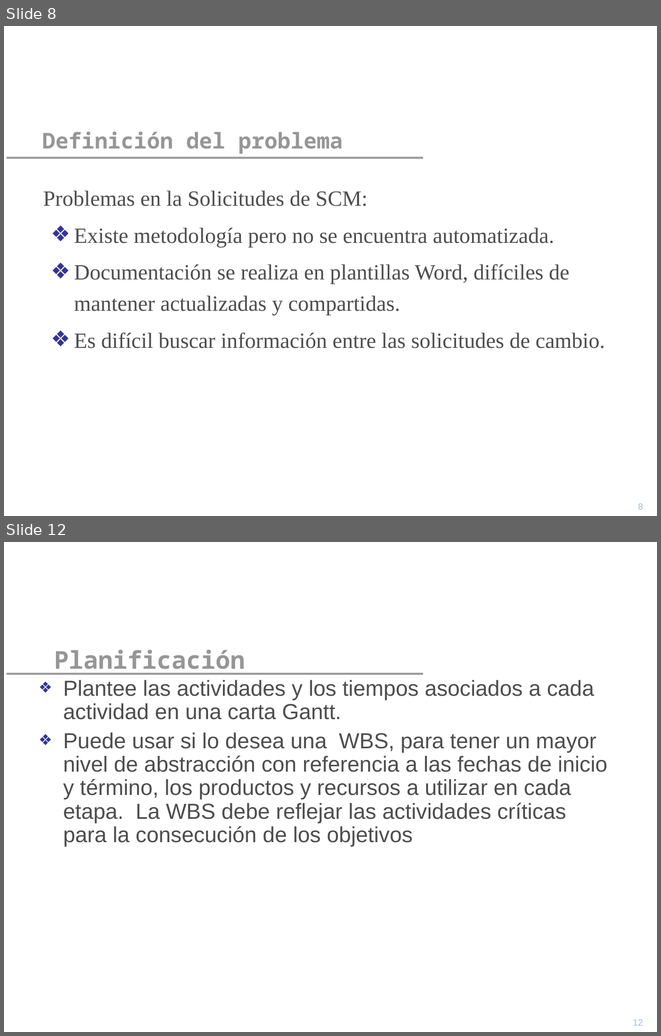
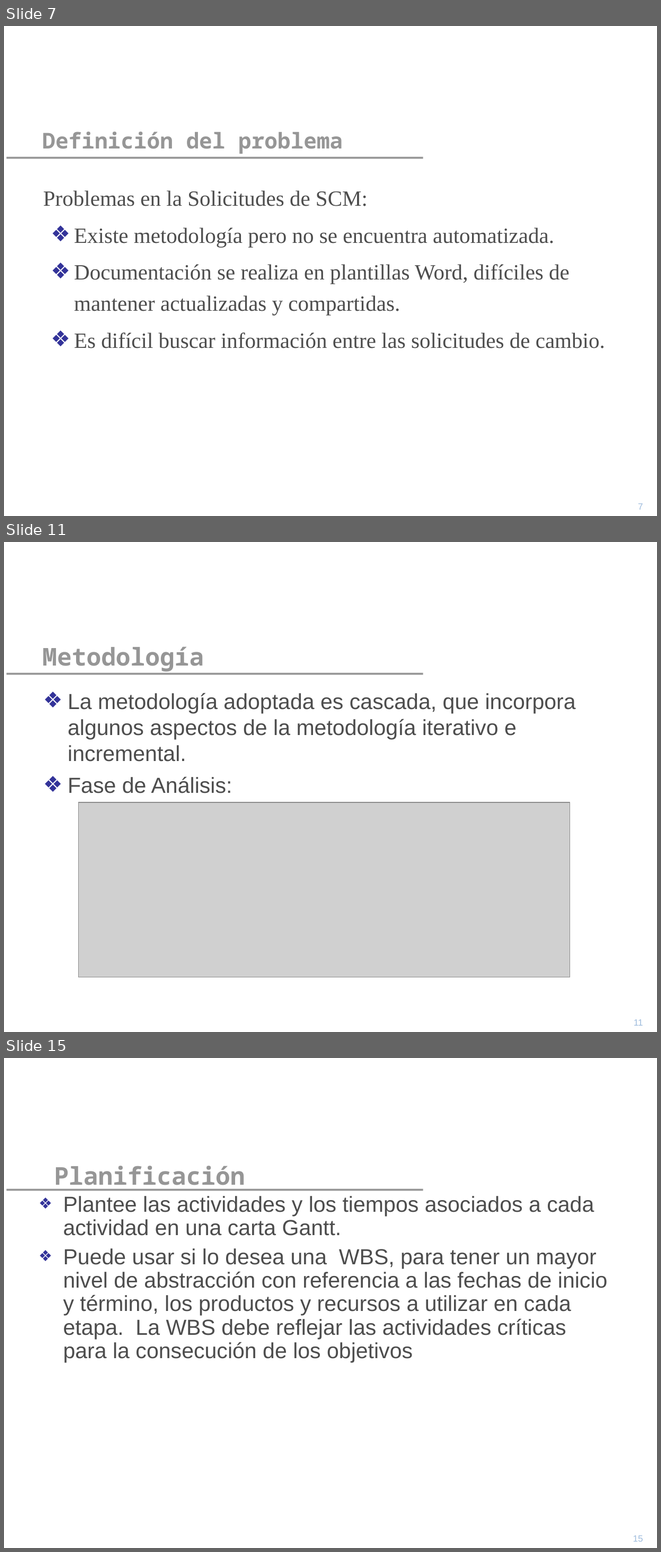
Before and after one commit to yano2h/TESIS, a slide deck: Informes/Propuesta/Precentacion_Propuesta.ppt. Shown one above the other, each under a label of ours: slides 8 and 12 before the commit, slides 7, 11 and 15 after it; the slides between them are not shown. The pictures are 661x1036 and 661x1552 pixels, drawn with LibreOffice and Linux fonts; fonts in the diff are those of the drawing; grey boxes stand for pictures; background and template pictures are left out. Boxes give left, top, right and bottom in pixels: in the first picture for what was removed or moved away, otherwise in the second. Text is boxed around its words. In the diff, an @@ line names an element or a change of style, - is before the commit and + after.

```diff
--- a/Informes/Propuesta/Precentacion_Propuesta.ppt
+++ b/Informes/Propuesta/Precentacion_Propuesta.ppt
@@ slide 11 added at <box>4,542,657,1032</box>, background picture (left out); not listed: 1 template element that a slide beside it also shows @@
@@ title added at <box>42,646,204,671</box>, 27 pt, text #969696, bold @@
+Metodología
@@ text added at <box>68,693,576,793</box>, 24 pt, text #4D4D4D @@
+❖ La metodología adoptada es cascada, que incorpora algunos aspectos de la metodología iterativo e incremental.
+❖ Fase de Análisis:
@@ picture added at <box>78,803,570,978</box> @@
@@ page number added at <box>634,1019,643,1025</box>, 10 pt, text #9FBCDD @@
+11
@@ what was slide 8 is now slide 7 @@
@@ page number at <box>638,503,643,509</box>: text changed @@
-8
+7
@@ what was slide 12 is now slide 15 @@
@@ page number at <box>633,1535,643,1541</box>: text changed @@
-12
+15
```
Also in this commit, not shown: 1 slide changed, 7 other slides added, 5 slides removed.
